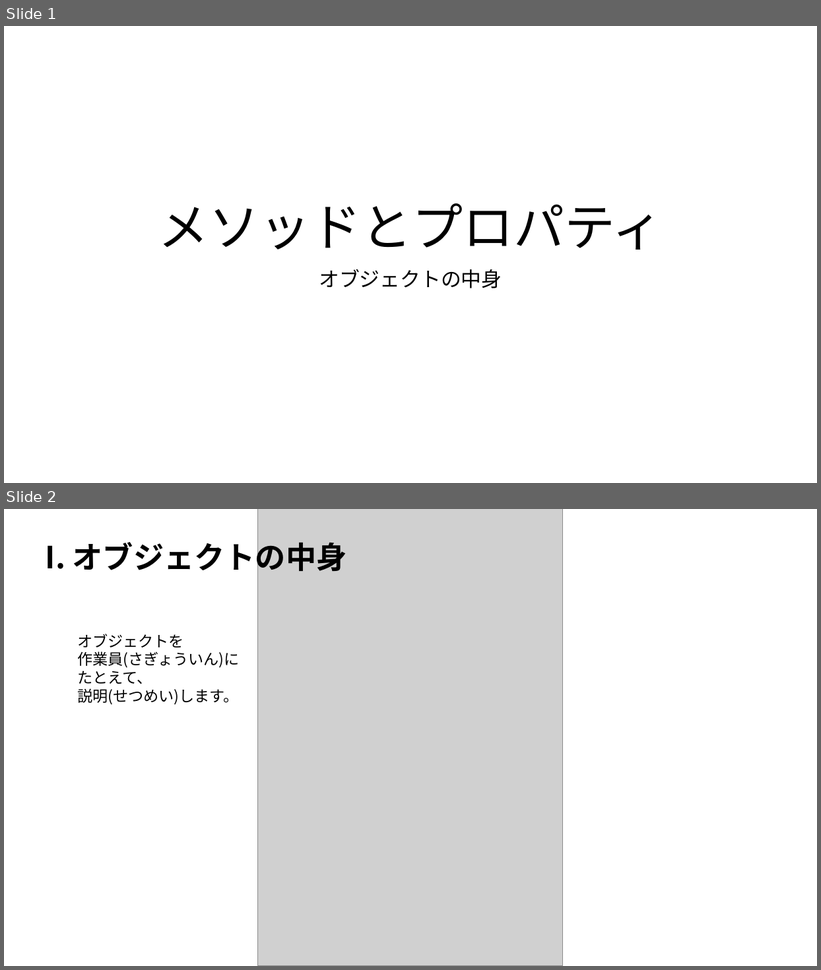
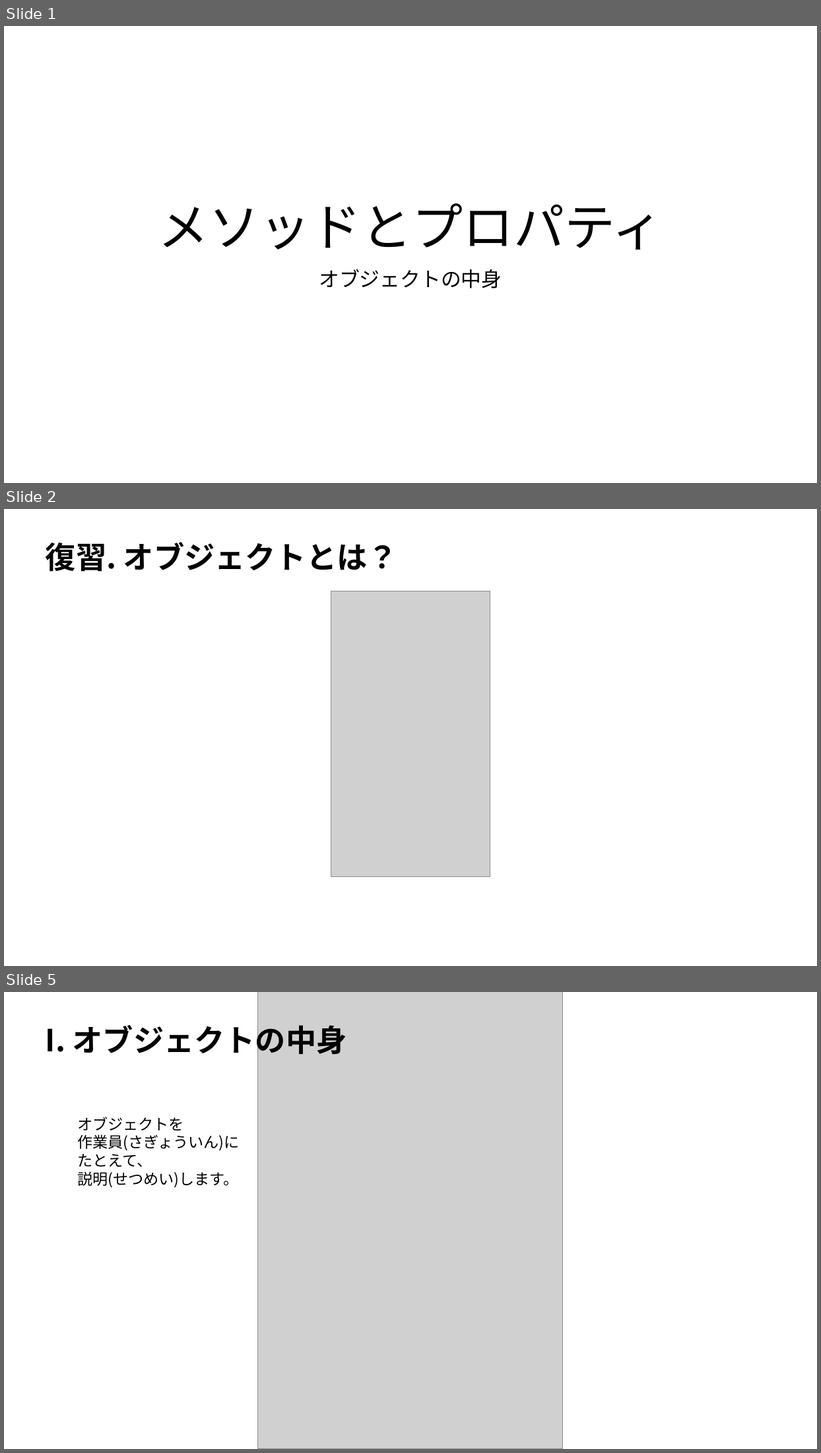
Before and after one commit to osamu377/JavaScript_docs, a slide deck: memo/プロパティとメソッド/プロパティとメソッドの説明.pptx. Shown one above the other, each under a label of ours: slides 1 and 2 before the commit, slides 1, 2 and 5 after it; the slides between them are not shown. The pictures are 821x970 and 821x1453 pixels, drawn with LibreOffice and Linux fonts; fonts in the diff are those of the drawing; grey boxes stand for pictures. Boxes give left, top, right and bottom in pixels: in the first picture for what was removed or moved away, otherwise in the second. Text is boxed around its words. In the diff, an @@ line names an element or a change of style, - is before the commit and + after.

```diff
--- a/memo/プロパティとメソッド/プロパティとメソッドの説明.pptx
+++ b/memo/プロパティとメソッド/プロパティとメソッドの説明.pptx
@@ slide 2 added at [4, 509, 817, 966], background #FFFFFF @@
@@ text added at [46, 542, 398, 572], 36 pt, text #000000, bold @@
+復習. オブジェクトとは？
@@ picture added at [331, 591, 490, 877] @@
@@ what was slide 2 is now slide 5 @@
```
Also in this commit, not shown: 2 other slides added, 46 other files.
